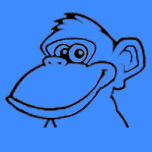
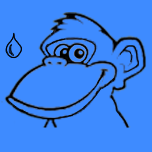
The second 152 x 152 image is a revision of the first. Changes to its layers:
added layer "Layer 2" above "Screen Shot 2014-03-12 at 4.41.39 PM" over left=5, top=32, right=22, bottom=59
